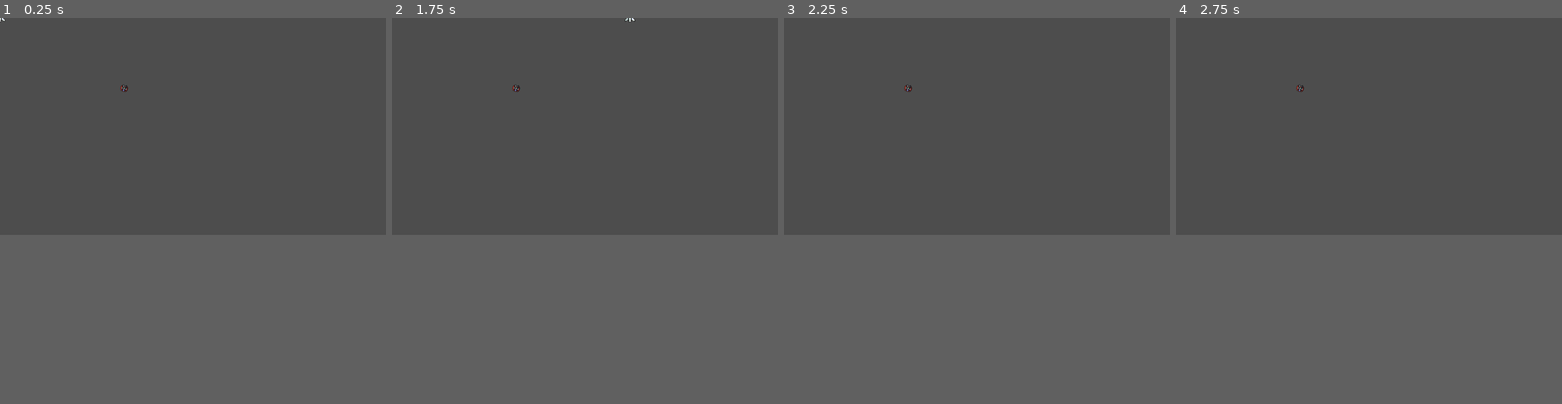
Above: before the commit, frames 1-4 (left to right).
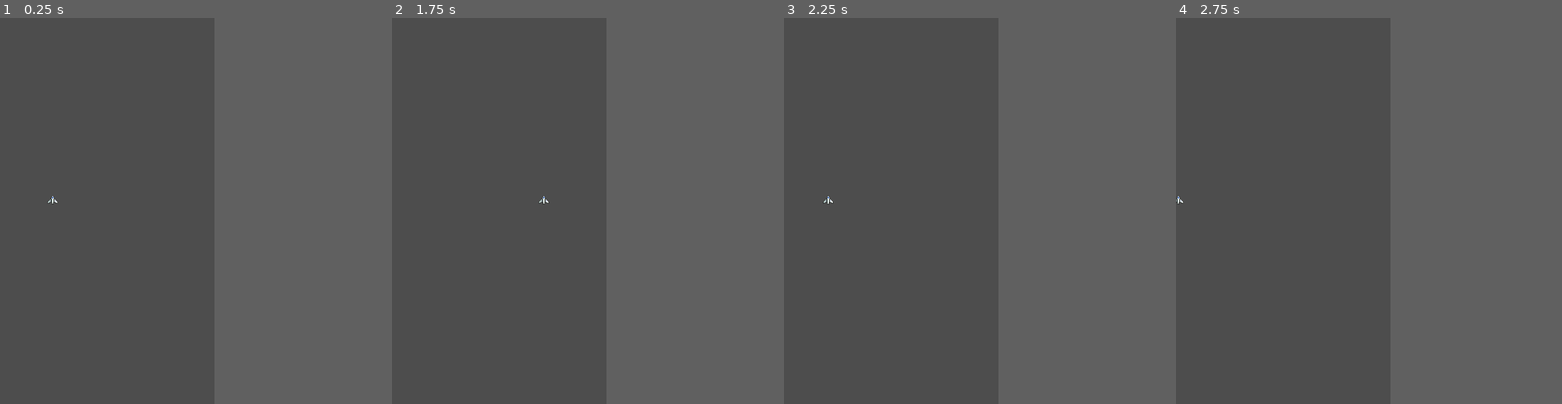
Above: after the commit, the same moments.

Repository: Sunny-Days-Ahead/Project-Iron
Game: Godot game, scene res://Scenes/Main.tscn
Same seed, same stepped clock (60 frames per second), same inputs: the game is played once before the commit and once after it.
Inputs:
- Up to frame 1 (0.25 s): no input
- Up to frame 2 (1.75 s): tap Enter (ui_accept) at 0.5, 0.6, 0.77, 1.07, 1.52, 1.55 s; hold Right (ui_right) from 0.53 s (still down); tap Space (shoot) at 1.35 s
- Up to frame 3 (2.25 s): tap Enter (ui_accept) at 1.82 s; release Right (ui_right) at 2.03 s; hold Left (ui_left) from 2.03 s (still down); tap R at 2.1 s
- Up to frame 4 (2.75 s): keep holding Left (ui_left); tap Enter (ui_accept) at 2.3 s
In our replay, the window is 799x449 before the commit and 444x799 after it. These sizes can differ from the game's own. Grey fills any space a smaller window leaves; there, only what the larger window draws over its background counts as a difference.

The runs differ from the first frame. In frame 1, less than 0.1% of the frame differs, in the area x 0-34%, y 0-49%; in frame 2, less than 0.1%, in the area x 31-63%, y 0-49%; in frame 3, less than 0.1%; in frame 4, less than 0.1%.

Commit message:
pirate prototype
prototyped a simple pirate that just flys forward at the player and a system to spawn them

Diff:
--- a/Globals/Global.gd
+++ b/Globals/Global.gd
@@ -9,7 +9,7 @@
 const RES_480P 		: Vector2 = Vector2(640, 480)
 
 # Game specific settings
-const GAME_RES : Vector2 = Vector2(1152, 648)	## Change this to your game resolution
+const GAME_RES : Vector2 = Vector2(320,576)	## Change this to your game resolution
 const HALF_RES : Vector2 = GAME_RES * 0.5
 
 # Save/config paths
@@ -24,7 +24,7 @@
 var ui_node : Node
 
 # Window variables
-var scale_mult : int = 1			# How much the window should scale up @ runtime
+var scale_mult : int = 2			# How much the window should scale up @ runtime
 var window_size : Vector2i = Vector2i(GAME_RES * scale_mult)
 var screen_size : Vector2i = DisplayServer.screen_get_size()
 var window_pos : Vector2i = (screen_size - window_size) / 2
--- a/Scenes/Actors/pirate_alpha.gd
+++ b/Scenes/Actors/pirate_alpha.gd
@@ -9,3 +9,7 @@
 # Called every frame. 'delta' is the elapsed time since the previous frame.
 func _process(delta: float) -> void:
 	pass
+
+
+func _on_pirate_spawn_1_timeout() -> void:
+	pass # Replace with function body.
--- /dev/null
+++ b/Scenes/Actors/pirate_beta.gd
@@ -0,0 +1,25 @@
+extends CharacterBody2D
+
+
+const SPEED = 300.0
+const JUMP_VELOCITY = -400.0
+
+
+func _physics_process(delta: float) -> void:
+	# Add the gravity.
+	if not is_on_floor():
+		velocity += get_gravity() * delta
+
+	# Handle jump.
+	if Input.is_action_just_pressed("ui_accept") and is_on_floor():
+		velocity.y = JUMP_VELOCITY
+
+	# Get the input direction and handle the movement/deceleration.
+	# As good practice, you should replace UI actions with custom gameplay actions.
+	var direction := Input.get_axis("ui_left", "ui_right")
+	if direction:
+		velocity.x = direction * SPEED
+	else:
+		velocity.x = move_toward(velocity.x, 0, SPEED)
+
+	move_and_slide()
--- /dev/null
+++ b/Scenes/Actors/pirate_beta.tscn
@@ -0,0 +1,37 @@
+[gd_scene load_steps=7 format=3 uid="uid://ckcatuw6vj6yr"]
+
+[ext_resource type="Script" uid="uid://b3ttcwejyod82" path="res://Scenes/Actors/pirate_scout.gd" id="1_ylme1"]
+[ext_resource type="Texture2D" uid="uid://bpwh7tahta2s5" path="res://Assets/Enemies/Kla'ed - Scout - Base.png" id="2_p0ejf"]
+[ext_resource type="Script" uid="uid://dr061mb2blql5" path="res://Components/HealthComponent.gd" id="3_kldaf"]
+[ext_resource type="Script" uid="uid://bu0bec0jffl5o" path="res://Components/HitBox.gd" id="4_4sxok"]
+[ext_resource type="Script" uid="uid://bc1bysnspv2xu" path="res://Components/HurtBox.gd" id="4_451cp"]
+
+[sub_resource type="RectangleShape2D" id="RectangleShape2D_4sxok"]
+
+[node name="Pirateb" type="Node2D"]
+script = ExtResource("1_ylme1")
+
+[node name="Sprite2D" type="Sprite2D" parent="."]
+texture = ExtResource("2_p0ejf")
+
+[node name="HealthComponent" type="Node" parent="."]
+script = ExtResource("3_kldaf")
+metadata/_custom_type_script = "uid://dr061mb2blql5"
+
+[node name="HitBox" type="Area2D" parent="."]
+script = ExtResource("4_4sxok")
+damage = 1
+metadata/_custom_type_script = "uid://bu0bec0jffl5o"
+
+[node name="CollisionShape2D" type="CollisionShape2D" parent="HitBox"]
+shape = SubResource("RectangleShape2D_4sxok")
+debug_color = Color(0.915617, 0.26425827, 0.31216452, 0.41960785)
+
+[node name="HurtBox" type="Area2D" parent="." node_paths=PackedStringArray("health")]
+script = ExtResource("4_451cp")
+health = NodePath("../HealthComponent")
+metadata/_custom_type_script = "uid://bc1bysnspv2xu"
+
+[node name="CollisionShape2D2" type="CollisionShape2D" parent="HurtBox"]
+shape = SubResource("RectangleShape2D_4sxok")
+debug_color = Color(0.915617, 0.26425827, 0.31216452, 0.41960785)
--- /dev/null
+++ b/Scenes/Actors/pirate_scout.gd
@@ -0,0 +1,5 @@
+extends Node2D
+func _ready() -> void:
+	global_rotation_degrees = 180
+func _process(delta: float) -> void:
+	global_position.y += 50 * delta
--- a/Scenes/Levels/Stage1.tscn
+++ b/Scenes/Levels/Stage1.tscn
@@ -1,19 +1,26 @@
 [gd_scene load_steps=3 format=3 uid="uid://7k2ic2y7146w"]
 
-[ext_resource type="PackedScene" uid="uid://bgny6g2pkkxll" path="res://Scenes/Actors/pirate_alpha.tscn" id="1_uj6h6"]
+[ext_resource type="Script" uid="uid://cukwu4avkqd54" path="res://Scenes/Levels/stage_1.gd" id="1_yr0dh"]
 
 [sub_resource type="Curve2D" id="Curve2D_yr0dh"]
 _data = {
-"points": PackedVector2Array(0, 0, 0, 0, 171, 49, 0, 0, 0, 0, 27.124138, 25.745764, 0, 0, 0, 0, 62.50345, 6.228814)
+"points": PackedVector2Array(0, 0, 0, 0, 1, -32, 0, 0, 0, 0, 319, -33)
 }
-point_count = 3
+point_count = 2
 
 [node name="Stage1" type="Node2D"]
-position = Vector2(-1, 1)
+script = ExtResource("1_yr0dh")
 
-[node name="PirateAlpha" parent="." instance=ExtResource("1_uj6h6")]
-position = Vector2(354, 263)
+[node name="PirateSpawner" type="Path2D" parent="."]
+curve = SubResource("Curve2D_yr0dh")
 
-[node name="Path2D" type="Path2D" parent="."]
-scale = Vector2(1.6959064, 2.408163)
-curve = SubResource("Curve2D_yr0dh")
+[node name="pirate_spawn_1" type="Timer" parent="PirateSpawner"]
+wait_time = 5.0
+autostart = true
+
+[node name="PirateSpawnPoint" type="PathFollow2D" parent="PirateSpawner"]
+unique_name_in_owner = true
+position = Vector2(1, -32)
+rotation = -0.0031446437
+
+[connection signal="timeout" from="PirateSpawner/pirate_spawn_1" to="." method="_on_pirate_spawn_1_timeout"]
--- /dev/null
+++ b/Scenes/Levels/stage_1.gd
@@ -0,0 +1,10 @@
+extends Node2D
+
+func spawnMob():
+	var newPirate = preload("res://Scenes/Actors/pirate_beta.tscn").instantiate()
+	%PirateSpawnPoint.progress_ratio = randf()
+	newPirate.global_position = %PirateSpawnPoint.global_position
+	add_child(newPirate)
+
+func _on_pirate_spawn_1_timeout() -> void:
+	spawnMob()
--- a/Scenes/Main.tscn
+++ b/Scenes/Main.tscn
@@ -11,6 +11,9 @@
 
 [node name="Player" parent="." instance=ExtResource("2_kln2b")]
 unique_name_in_owner = true
+position = Vector2(157, 543)
+speed = 250.0
+dash_speed = 400.0
 
 [node name="UI" type="Node" parent="."]
 unique_name_in_owner = true
--- a/pirate_alpha.gd
+++ /dev/null
@@ -1,4 +0,0 @@
-extends Area2D
-
-@export_range(1,10) var health : int = 3
-@export var Score = 1
--- a/project.godot
+++ b/project.godot
@@ -19,6 +19,12 @@
 
 Global="*res://Globals/Global.gd"
 Debug="*res://Globals/Debug.gd"
+
+[display]
+
+window/size/viewport_width=320
+window/size/viewport_height=576
+window/stretch/scale_mode="integer"
 
 [input]
 
Not shown, added: Scenes/Actors/pirate_beta.gd.uid
Not shown, added: Scenes/Actors/pirate_scout.gd.uid
Not shown, added: Scenes/Levels/stage_1.gd.uid
Not shown, removed: pirate_alpha.gd.uid
